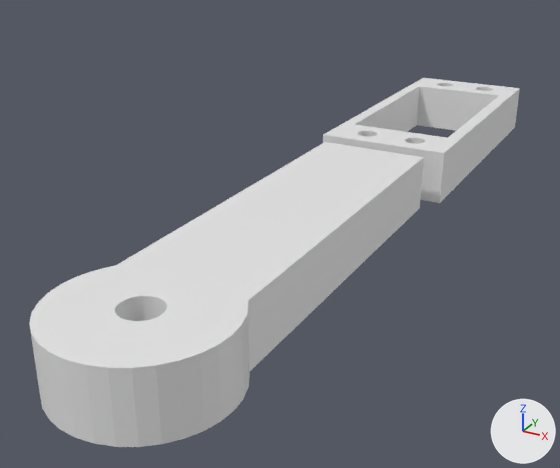
Two versions of the Blender file 3D-structure/Blender-source/link2.blend, one commit apart.
Before and after are seen from a camera (50 mm lens) standing at (52.5, -91.9, 49.3) and looking at (-9.1, 20.2, -6.8). Arrows for +X, +Y and +Z are at lower right; the lights stay in place.
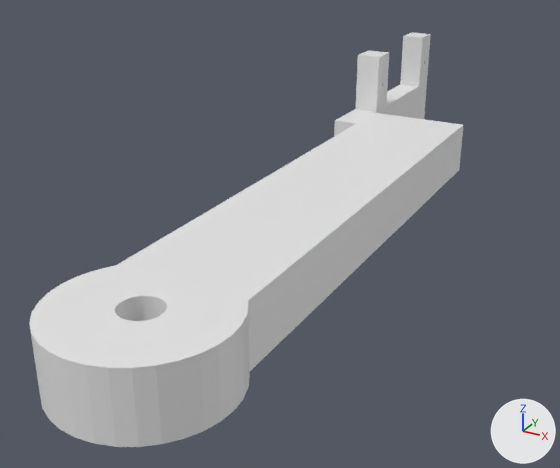
Commit message: 3D: done link2

The change in detail:
me_cube_002 is used by ob_cube_001; location (0.0, 74.2, 0.0); scale (12.5, 30.0, 5.0).
me_cube_002 had 272 vertices, 148 faces and spanned x -1.0..1.0, y -1.0..1.0, z -1.0..1.0.
me_cube_002 now has 8 vertices, 6 faces and spans x -1.0..1.0, y -1.0..1.0, z -1.0..1.0.
Part 1, on me_cube_002:
264 vertices are removed from x -0.8..0.8, y -0.9..0.9, z -1.0..1.0.
144 faces are deleted.
2 new faces join them.
Mesh me_cube_005 is new.
It has 72 vertices, 40 faces and spans x -1.0..1.0, y -1.0..1.0, z -1.0..1.0.
Mesh me_cube is new.
It is a box spanning x -1.0..1.0, y -1.0..1.0, z -1.0..1.0.
Object 'Cube.001' (ob_cube_001) moves from (0.0, 74.2, 0.0) to (-12.5, 77.5, 0.0).
Object 'Cube.001' (ob_cube_001) is rescaled from (12.5, 30.0, 5.0) to (2.5, 22.5, 5.0).
Object 'Cube.002' (ob_cube_002) is new; it shows me_cube_005.
Its location is (-12.5, 69.0, 11.0).
Its scale is (2.5, 3.0, 6.0).
Object 'Cube.003' (ob_cube_003) is new; it shows a copy of me_cube_005.
Its location is (-12.5, 97.0, 11.0).
Its scale is (2.5, 3.0, 6.0).
Object 'Cube' (ob_cube) is new; it shows me_cube.
Its location is (0.0, 52.5, 0.0).
Its scale is (10.0, 12.5, 5.0).

Where the change shows, as pixel boxes [x1, y1, x2, y2] in the pictures (560 x 468 px):
'Cube.001', reshaped, moved, rescaled
    before: [323, 78, 520, 203]
    after: [334, 82, 427, 136]
'Cube', added
    after: [326, 113, 464, 207]
'Cube.002', added
    after: [356, 51, 389, 112]
'Cube.003', added
    after: [400, 33, 431, 86]
part 1 of me_cube_002, cut back
    before: [323, 78, 519, 153]
    after: [335, 84, 419, 123]
